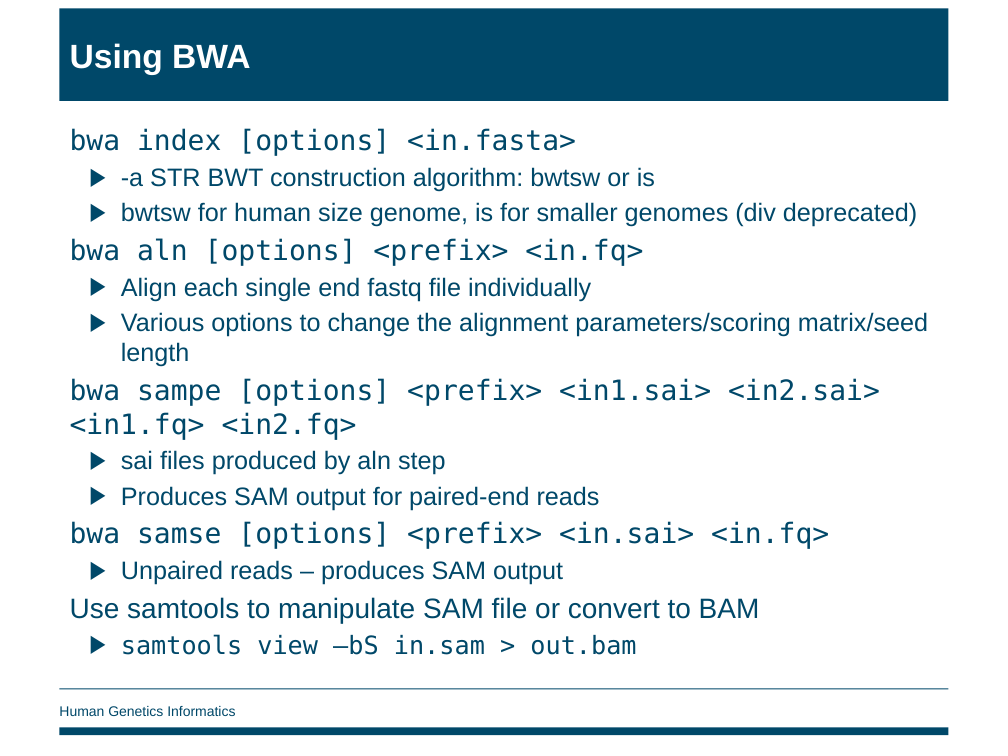
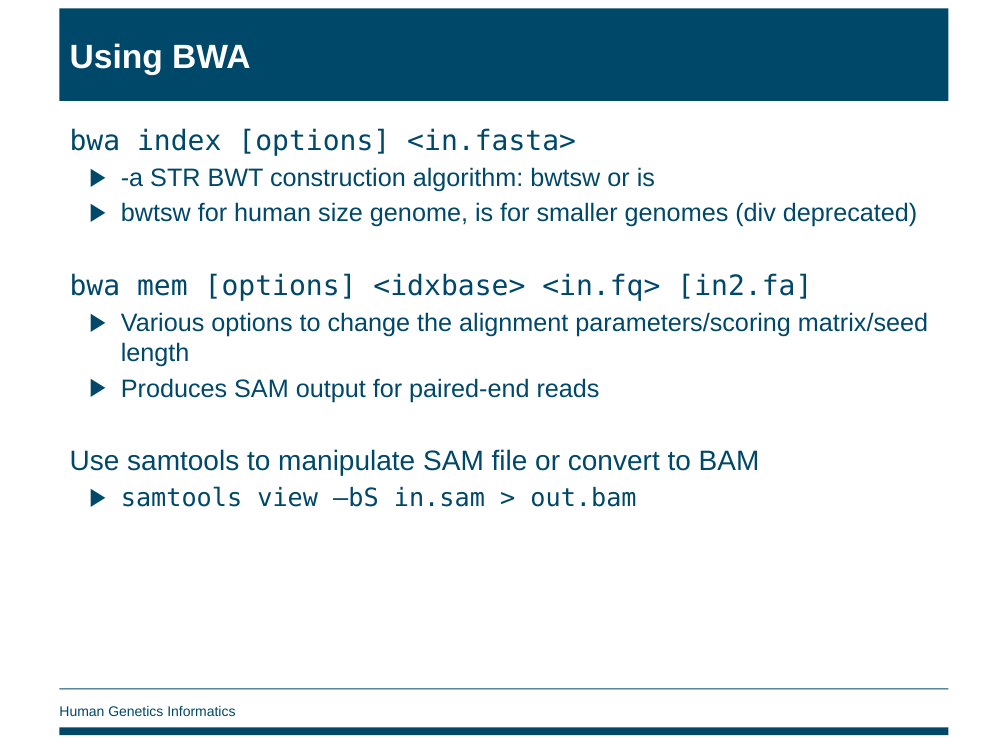
Before and after one commit to wtsi-hgi/ebi-ngs-workshop, a slide deck: slide 15 of lectures/EBI_NGS_rsvc_slides.pptx. Drawn at 1008x756 pixels with LibreOffice and Linux fonts; fonts in the diff are those of the drawing; background and template pictures are left out. Boxes give left, top, right and bottom in pixels: in the first picture for what was removed or moved away, otherwise in the second. Text is boxed around its words. In the diff, an @@ line names an element or a change of style, - is before the commit and + after.

```diff
--- a/lectures/EBI_NGS_rsvc_slides.pptx
+++ b/lectures/EBI_NGS_rsvc_slides.pptx
@@ text at bbox=[70, 273, 812, 301]: text changed; size 18 to 20 pt; font Arial to DejaVu Sans Mono @@
-bwa aln [options] <prefix> <in.fq>
-  ▶ Align each single end fastq file individually
+bwa mem [options] <idxbase> <in.fq> [in2.fa]
@@ text at bbox=[70, 378, 880, 475]: paragraphs removed @@
-bwa sampe [options] <prefix> <in1.sai> <in2.sai> <in1.fq> <in2.fq>
-  ▶ sai files produced by aln step
@@ text at bbox=[70, 521, 829, 585]: paragraphs removed @@
-bwa samse [options] <prefix> <in.sai> <in.fq>
-  ▶ Unpaired reads – produces SAM output
```
Also in this commit, not shown: 1 other file.
